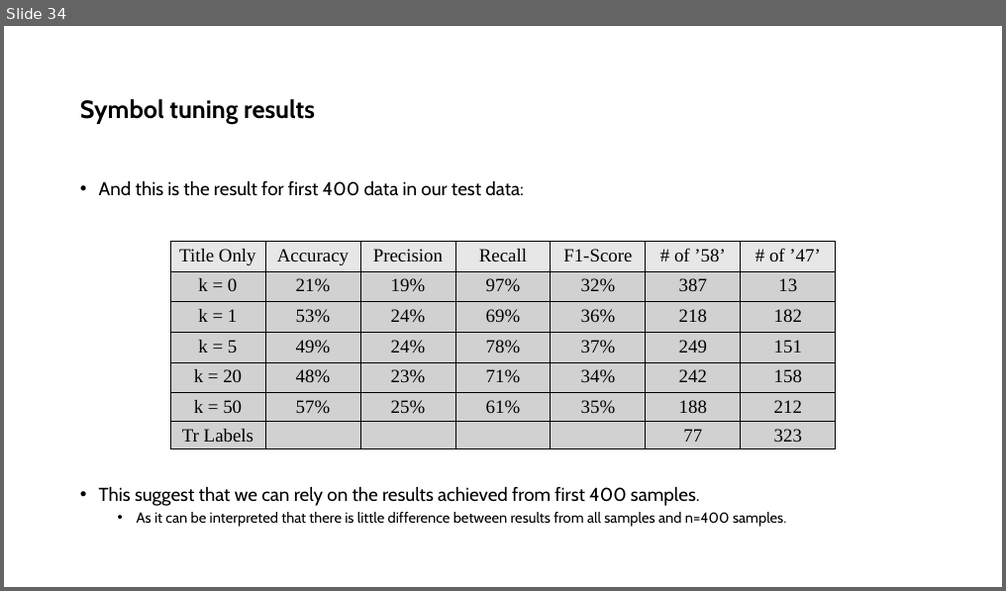
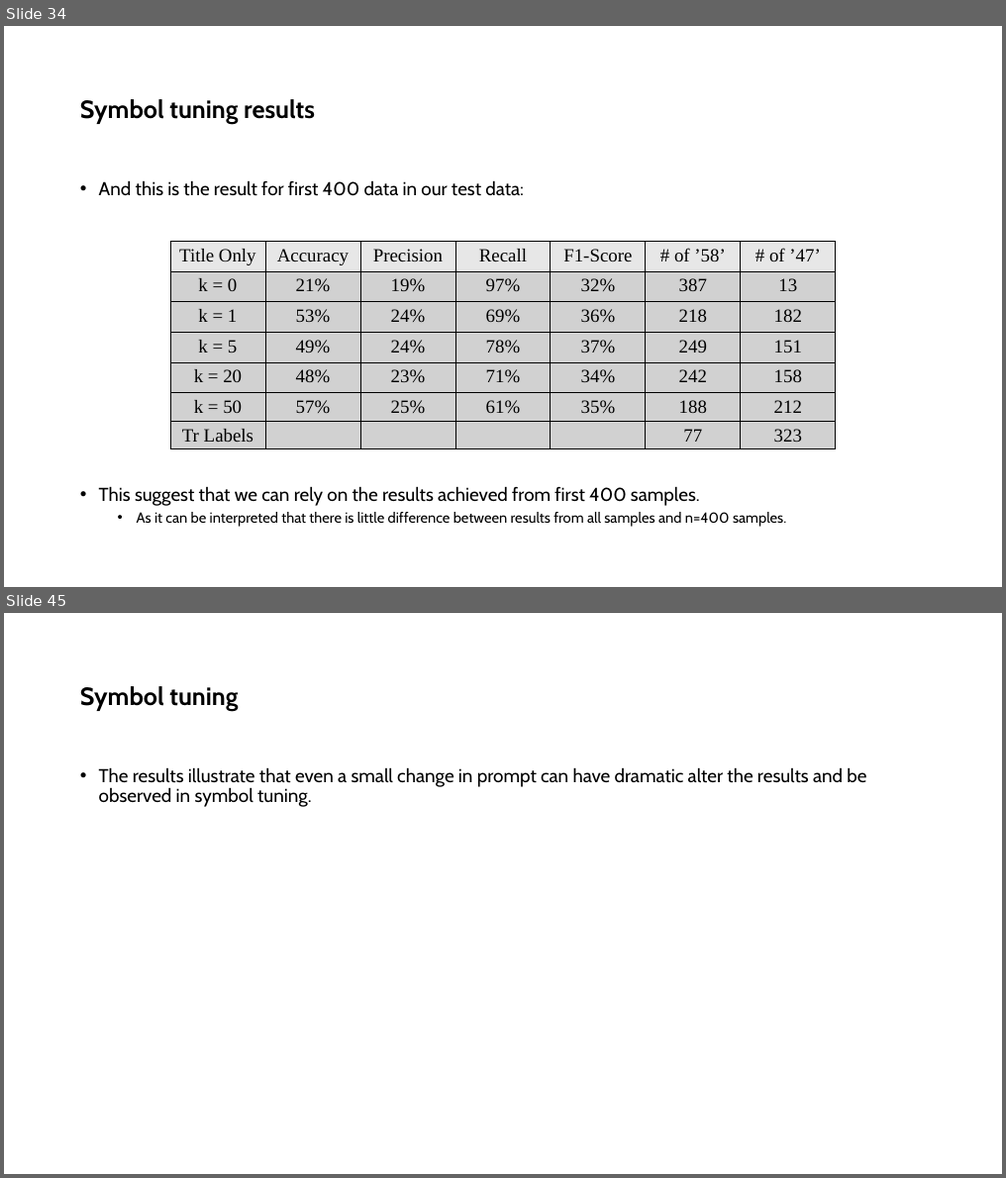
Before and after one commit to ShayanSalehi81/BachelorProject, a slide deck: Slides/Symbol Tuning.pptx. Shown one above the other, each under a label of ours: slide 34 before the commit, slides 34 and 45 after it; the slides between them are not shown. The pictures are 1006x591 and 1006x1178 pixels, drawn with LibreOffice and Linux fonts; fonts in the diff are those of the drawing. Boxes give left, top, right and bottom in pixels: in the first picture for what was removed or moved away, otherwise in the second. Text is boxed around its words. In the diff, an @@ line names an element or a change of style, - is before the commit and + after.

```diff
--- a/Slides/Symbol Tuning.pptx
+++ b/Slides/Symbol Tuning.pptx
@@ slide 45 added at [4,613,1002,1174], background #FFFFFF @@
@@ title added at [80,686,238,711], 24 pt, text #000000, bold @@
+Symbol tuning
@@ text added at [99,767,866,807], 18 pt, text #000000 @@
+• The results illustrate that even a small change in prompt can have dramatic alter the results and be observed in symbol tuning.
```
Also in this commit, not shown: 10 other slides added, 3 other files.
